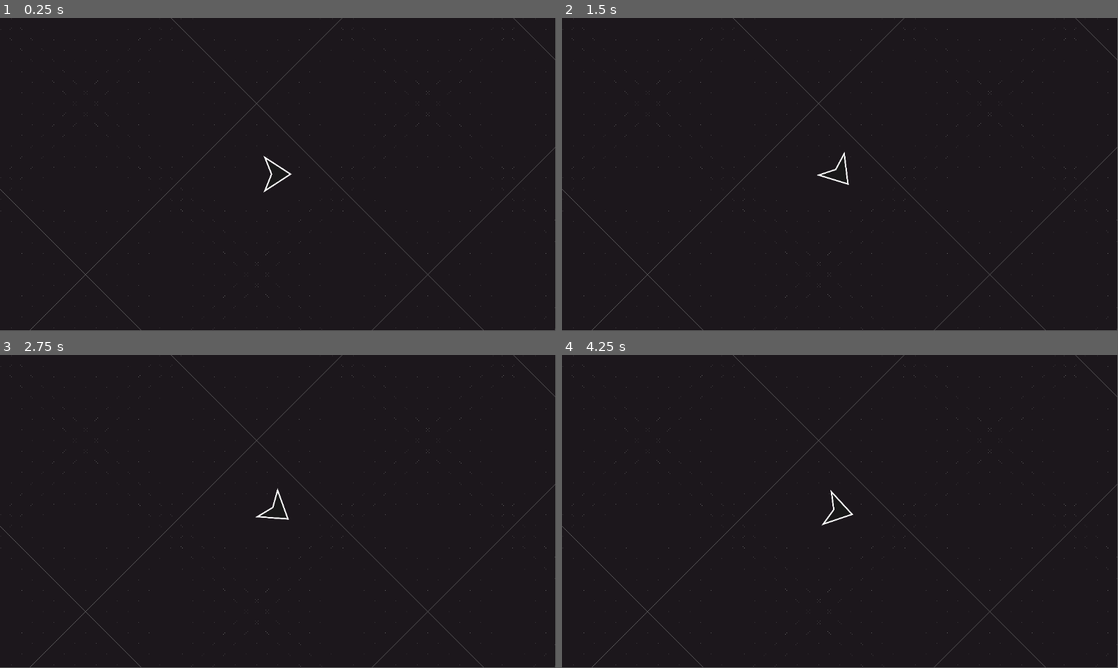
Above: before the commit, frames 1-4 (two rows, left to right).
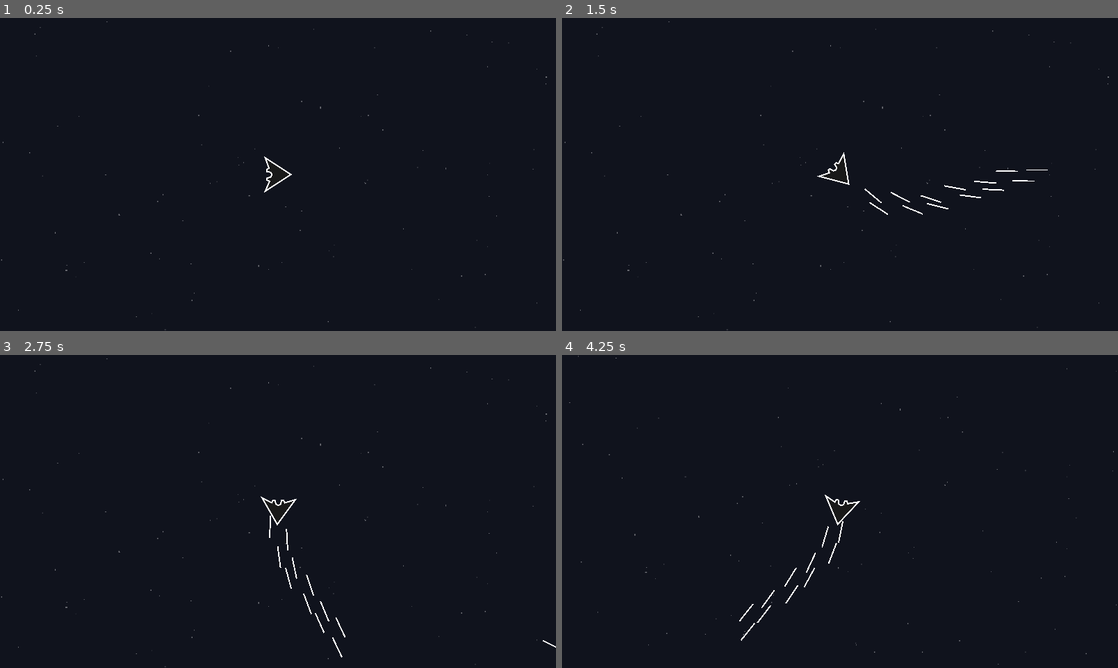
Above: after the commit, the same moments.

Repository: JoeZlonicky/asteroid-miner-prototype
Game: Godot game, scene res://game.tscn
Same seed, same stepped clock (60 frames per second), same inputs: the game is played once before the commit and once after it.
Inputs:
- Up to frame 1 (0.25 s): no input
- Up to frame 2 (1.5 s): tap Enter at 0.5 s; hold D (turn_right) 0.53-1.28 s; hold Space (shoot, bound only after the commit) 0.53-1.28 s; hold A (turn_left) from 1.28 s (still down); tap Space (shoot, bound only after the commit) at 1.35 s
- Up to frame 3 (2.75 s): release A (turn_left) at 2.03 s; hold D (turn_right) from 2.03 s (still down); hold Space (shoot, bound only after the commit) from 2.03 s (still down)
- Up to frame 4 (4.25 s): release D (turn_right) at 2.78 s; release Space (shoot, bound only after the commit) at 2.78 s; hold W (move_forward) 2.78-3.53 s; tap Space (shoot, bound only after the commit) at 2.85 s; hold A (turn_left) from 3.53 s (still down); hold Space (shoot, bound only after the commit) from 3.53 s (still down)
In our replay, the window is 799x449 before the commit and 800x450 after it. These sizes can differ from the game's own. Grey fills any space a smaller window leaves; there, only what the larger window draws over its background counts as a difference.

The runs differ from the first frame. In frame 1, 1.0% of the frame differs, in the area x 0-100%, y 0-100%; in frame 2, 1.2%; in frame 3, 1.3%; in frame 4, 1.3%.

Commit message:
Added background and shooting

Diff:
--- /dev/null
+++ b/assets/images/laser.svg
@@ -0,0 +1,48 @@
+<?xml version="1.0" encoding="UTF-8" standalone="no"?>
+<!-- Created with Inkscape (http://www.inkscape.org/) -->
+
+<svg
+   width="48.000004mm"
+   height="3mm"
+   viewBox="0 0 48.000004 3"
+   version="1.1"
+   id="svg1"
+   inkscape:version="1.3 (0e150ed6c4, 2023-07-21)"
+   sodipodi:docname="laser.svg"
+   xmlns:inkscape="http://www.inkscape.org/namespaces/inkscape"
+   xmlns:sodipodi="http://sodipodi.sourceforge.net/DTD/sodipodi-0.dtd"
+   xmlns="http://www.w3.org/2000/svg"
+   xmlns:svg="http://www.w3.org/2000/svg">
+  <sodipodi:namedview
+     id="namedview1"
+     pagecolor="#282828"
+     bordercolor="#000000"
+     borderopacity="0.25"
+     inkscape:showpageshadow="2"
+     inkscape:pageopacity="0.0"
+     inkscape:pagecheckerboard="0"
+     inkscape:deskcolor="#d1d1d1"
+     inkscape:document-units="mm"
+     inkscape:zoom="0.51717104"
+     inkscape:cx="102.4806"
+     inkscape:cy="145.98652"
+     inkscape:window-width="1920"
+     inkscape:window-height="1017"
+     inkscape:window-x="1912"
+     inkscape:window-y="-8"
+     inkscape:window-maximized="1"
+     inkscape:current-layer="layer1" />
+  <defs
+     id="defs1" />
+  <g
+     inkscape:label="Layer 1"
+     inkscape:groupmode="layer"
+     id="layer1"
+     transform="translate(-77.368886,-117.24164)">
+    <path
+       style="fill:#191919;stroke:#ffffff;stroke-width:3;stroke-dasharray:none"
+       d="M 77.368886,118.74164 H 125.36889"
+       id="path1"
+       sodipodi:nodetypes="cc" />
+  </g>
+</svg>
--- a/assets/images/player_ship.svg
+++ b/assets/images/player_ship.svg
@@ -26,16 +26,17 @@
      inkscape:pagecheckerboard="0"
      inkscape:deskcolor="#353535"
      inkscape:document-units="mm"
-     inkscape:zoom="0.51717104"
-     inkscape:cx="166.28928"
-     inkscape:cy="26.10355"
+     inkscape:zoom="1.4627806"
+     inkscape:cx="166.12197"
+     inkscape:cy="26.319737"
      inkscape:window-width="1920"
      inkscape:window-height="1017"
      inkscape:window-x="1912"
      inkscape:window-y="-8"
      inkscape:window-maximized="1"
      inkscape:current-layer="layer1"
-     inkscape:export-bgcolor="#ffffff6c" />
+     inkscape:export-bgcolor="#ffffff6c"
+     showgrid="false" />
   <defs
      id="defs1" />
   <g
@@ -45,8 +46,8 @@
      transform="translate(-66.173667,-122.38729)">
     <path
        style="fill:#191919;fill-opacity:1;stroke:#ffffff;stroke-width:3;stroke-dasharray:none;stroke-opacity:1"
-       d="m 70,181.47841 36.48976,-56.33208 36.48976,56.33208 -36.48976,-14.61158 z"
+       d="m 70,181.47841 36.48976,-56.33208 36.48976,56.33208 -21.65024,-9.56739 -2.49584,5.7067 -4.2403,-0.0142 -2.81193,-8.43542 -5.29145,-2.3013 -4.90753,2.72069 -1.46425,8.45437 -4.624453,0.21068 -2.736906,-4.94388 z"
        id="path1"
-       sodipodi:nodetypes="ccccc" />
+       sodipodi:nodetypes="ccccccccccccc" />
   </g>
 </svg>
--- /dev/null
+++ b/game.gd
@@ -0,0 +1,5 @@
+extends Node2D
+
+
+func _ready() -> void:
+	DisplayServer.window_set_min_size(Vector2(800, 600))
--- a/game.tscn
+++ b/game.tscn
@@ -1,26 +1,62 @@
-[gd_scene load_steps=4 format=3 uid="uid://cwcbxr15t8ayj"]
+[gd_scene load_steps=9 format=3 uid="uid://cwcbxr15t8ayj"]
 
+[ext_resource type="Script" path="res://game.gd" id="1_d1kem"]
 [ext_resource type="Shader" path="res://stars.gdshader" id="1_egtmx"]
 [ext_resource type="PackedScene" uid="uid://bwip11jixqeca" path="res://player.tscn" id="1_njat2"]
+[ext_resource type="Script" path="res://stars.gd" id="2_hotmy"]
+[ext_resource type="Texture2D" uid="uid://c27ekeeh0lfv1" path="res://assets/images/background.png" id="3_k410g"]
+
+[sub_resource type="FastNoiseLite" id="FastNoiseLite_y01qh"]
+fractal_gain = 1.0
+
+[sub_resource type="NoiseTexture2D" id="NoiseTexture2D_v81uj"]
+width = 1920
+height = 1920
+seamless = true
+as_normal_map = true
+bump_strength = 32.0
+noise = SubResource("FastNoiseLite_y01qh")
 
 [sub_resource type="ShaderMaterial" id="ShaderMaterial_jcras"]
 shader = ExtResource("1_egtmx")
-shader_parameter/star_color = Color(0.443137, 0.443137, 0.443137, 1)
+shader_parameter/background_color = Color(0.0627451, 0.0745098, 0.113725, 1)
+shader_parameter/star_density = 0.307
+shader_parameter/star_color = Color(1, 1, 1, 1)
+shader_parameter/color_mix = 0.549
+shader_parameter/offset = Vector2(-0.055, 0)
+shader_parameter/noise = SubResource("NoiseTexture2D_v81uj")
 
 [node name="Game" type="Node2D"]
+script = ExtResource("1_d1kem")
 
-[node name="Background" type="CanvasLayer" parent="."]
+[node name="Background" type="ParallaxBackground" parent="."]
 layer = -1
 
-[node name="Stars" type="ColorRect" parent="Background"]
+[node name="ParallaxLayer" type="ParallaxLayer" parent="Background"]
+motion_mirroring = Vector2(1920, 1080)
+
+[node name="Stars" type="ColorRect" parent="Background/ParallaxLayer" node_paths=PackedStringArray("camera")]
+visible = false
 material = SubResource("ShaderMaterial_jcras")
 custom_minimum_size = Vector2(1920, 1080)
 anchors_preset = 15
 anchor_right = 1.0
 anchor_bottom = 1.0
+offset_left = -384.0
+offset_top = -216.0
+offset_right = 1536.0
+offset_bottom = 864.0
 grow_horizontal = 2
 grow_vertical = 2
-color = Color(0.109804, 0.0901961, 0.109804, 1)
+script = ExtResource("2_hotmy")
+camera = NodePath("../../../Camera2D")
+
+[node name="TextureRect" type="TextureRect" parent="Background/ParallaxLayer"]
+texture_repeat = 2
+custom_minimum_size = Vector2(1920, 1080)
+offset_right = 40.0
+offset_bottom = 40.0
+texture = ExtResource("3_k410g")
 
 [node name="Player" parent="." instance=ExtResource("1_njat2")]
 
--- a/player.gd
+++ b/player.gd
@@ -1,23 +1,50 @@
 class_name Player
 extends CharacterBody2D
 
+
+const PROJECTILE_SCENE = preload("res://projectile.tscn")
 
 const FORWARD_THRUST: float = 2.0
 const FORWARD_THRUST_DECELERATION: float = 1.0
 const MAX_FORWARD_THRUST: float = 200.0
 
-const ROTATION_THRUST: float = 0.001
-const ROTATION_THRUST_DECELERATION: float = 0.001
-const MAX_ROTATION_THRUST: float = 0.02
+const ROTATION_THRUST: float = 2.0
+const ROTATION_THRUST_DECELERATION: float = 2.0
+const MAX_ROTATION_THRUST: float = 2.0
 
 var current_rotation_thrust: float = 0.0
+var blaster_i: int = 0
+
+@onready var blaster_cooldown: Timer = $BlasterCooldown
+@onready var blasters: Array = [
+	$Blasters/FrontLeft,
+	$Blasters/FrontRight,
+	$Blasters/BackLeft,
+	$Blasters/BackRight
+]
 
 
-func _process(_delta: float) -> void:
+func _physics_process(delta: float) -> void:
+	process_rotation(delta)
+	process_velocity(delta)
+	process_blasters()
+
+
+func process_velocity(_delta: float) -> void:
 	var forward_input: int = 0
 	if Input.is_action_pressed("move_forward"):
 		forward_input = 1
 
+	if forward_input == 0:
+		velocity = velocity.move_toward(Vector2.ZERO, FORWARD_THRUST_DECELERATION)
+	else:
+		velocity += forward_input * FORWARD_THRUST * Vector2(cos(rotation), sin(rotation))
+		velocity = velocity.limit_length(MAX_FORWARD_THRUST)
+
+	move_and_slide()
+
+
+func process_rotation(delta: float) -> void:
 	var rotation_input: int = 0
 	if Input.is_action_pressed("turn_left"):
 		rotation_input -= 1
@@ -26,17 +53,30 @@
 
 	if rotation_input == 0:
 		current_rotation_thrust = move_toward(current_rotation_thrust, 0.0,
-			ROTATION_THRUST_DECELERATION)
+			ROTATION_THRUST_DECELERATION * delta)
 	else:
-		current_rotation_thrust += rotation_input * ROTATION_THRUST
+		current_rotation_thrust += rotation_input * ROTATION_THRUST * delta
 		current_rotation_thrust = clampf(current_rotation_thrust, -MAX_ROTATION_THRUST,
 			MAX_ROTATION_THRUST)
-	rotation += current_rotation_thrust
+	rotation += current_rotation_thrust * delta
 
-	if forward_input == 0:
-		velocity = velocity.move_toward(Vector2.ZERO, FORWARD_THRUST_DECELERATION)
-	else:
-		velocity += forward_input * FORWARD_THRUST * Vector2(cos(rotation), sin(rotation))
-		velocity = velocity.limit_length(MAX_FORWARD_THRUST)
 
-	move_and_slide()
+func process_blasters() -> void:
+	if not Input.is_action_pressed("shoot"):
+		return
+
+	if not blaster_cooldown.is_stopped():
+		return
+
+	blaster_cooldown.start()
+	var blaster_position: Vector2 = blasters[blaster_i].global_position
+	spawn_projectile(blaster_position)
+	blaster_i = wrapi(blaster_i + 1, 0, blasters.size())
+
+
+func spawn_projectile(position: Vector2) -> void:
+	var projectile = PROJECTILE_SCENE.instantiate()
+	projectile.rotation = rotation
+	projectile.fire(Vector2(cos(rotation), sin(rotation)), velocity.length())
+	get_parent().add_child(projectile)
+	projectile.global_position = position
--- a/player.tscn
+++ b/player.tscn
@@ -18,3 +18,21 @@
 visible = false
 position = Vector2(0, 4)
 shape = SubResource("CircleShape2D_2wm4o")
+
+[node name="Blasters" type="Node2D" parent="."]
+
+[node name="FrontLeft" type="Node2D" parent="Blasters"]
+position = Vector2(12, -10)
+
+[node name="FrontRight" type="Node2D" parent="Blasters"]
+position = Vector2(11, 10)
+
+[node name="BackLeft" type="Node2D" parent="Blasters"]
+position = Vector2(3, -16)
+
+[node name="BackRight" type="Node2D" parent="Blasters"]
+position = Vector2(3, 15)
+
+[node name="BlasterCooldown" type="Timer" parent="."]
+wait_time = 0.05
+one_shot = true
--- a/project.godot
+++ b/project.godot
@@ -14,6 +14,11 @@
 run/main_scene="res://game.tscn"
 config/features=PackedStringArray("4.1", "Mobile")
 config/icon="res://icon.svg"
+
+[display]
+
+window/stretch/mode="canvas_items"
+window/stretch/aspect="expand"
 
 [input]
 
@@ -35,6 +40,11 @@
 , Object(InputEventKey,"resource_local_to_scene":false,"resource_name":"","device":-1,"window_id":0,"alt_pressed":false,"shift_pressed":false,"ctrl_pressed":false,"meta_pressed":false,"pressed":false,"keycode":0,"physical_keycode":4194319,"key_label":0,"unicode":0,"echo":false,"script":null)
 ]
 }
+shoot={
+"deadzone": 0.5,
+"events": [Object(InputEventKey,"resource_local_to_scene":false,"resource_name":"","device":-1,"window_id":0,"alt_pressed":false,"shift_pressed":false,"ctrl_pressed":false,"meta_pressed":false,"pressed":false,"keycode":0,"physical_keycode":32,"key_label":0,"unicode":32,"echo":false,"script":null)
+]
+}
 
 [rendering]
 
--- /dev/null
+++ b/projectile.gd
@@ -0,0 +1,18 @@
+extends Area2D
+
+
+const SPEED: float = 400.0
+
+var velocity: Vector2
+
+
+func fire(direction: Vector2, bonus_speed: float = 0.0) -> void:
+	velocity = direction * (SPEED + bonus_speed)
+
+
+func _physics_process(delta: float) -> void:
+	position += velocity * delta
+
+
+func _on_lifespan_timeout() -> void:
+	queue_free()
--- /dev/null
+++ b/projectile.tscn
@@ -0,0 +1,27 @@
+[gd_scene load_steps=4 format=3 uid="uid://cy2ja7l8w5naq"]
+
+[ext_resource type="Script" path="res://projectile.gd" id="1_2nd66"]
+[ext_resource type="Texture2D" uid="uid://cbjvxn16yhehg" path="res://assets/images/laser.svg" id="1_fvul6"]
+
+[sub_resource type="RectangleShape2D" id="RectangleShape2D_7obrq"]
+size = Vector2(45, 3)
+
+[node name="Projectile" type="Area2D"]
+position = Vector2(203, -33)
+script = ExtResource("1_2nd66")
+
+[node name="Sprite2D" type="Sprite2D" parent="."]
+position = Vector2(22.625, 0.375)
+scale = Vector2(0.25, 0.25)
+texture = ExtResource("1_fvul6")
+
+[node name="CollisionShape2D" type="CollisionShape2D" parent="."]
+position = Vector2(22.125, -0.125)
+shape = SubResource("RectangleShape2D_7obrq")
+
+[node name="Lifespan" type="Timer" parent="."]
+wait_time = 3.0
+one_shot = true
+autostart = true
+
+[connection signal="timeout" from="Lifespan" to="." method="_on_lifespan_timeout"]
--- /dev/null
+++ b/shaders/thruster.gdshader
@@ -0,0 +1,83 @@
+/*
+Shader from Godot Shaders - the free shader library.
+godotshaders.com/shader/2d-waterfall
+
+Feel free to improve and change this shader according to your needs
+and consider sharing the modified result on godotshaders.com.
+*/
+
+shader_type canvas_item;
+
+uniform vec2 scale; // Used for sprite script. Don't edit this value in the inspector.
+uniform float zoom; // Used for sprite script. Don't edit this value in the inspector.
+
+uniform sampler2D refraction_map;
+uniform sampler2D water_mask;
+
+uniform vec2 gap_stretch = vec2(0.8, 0.05);
+uniform vec2 refraction_stretch = vec2(2.0, 0.8);
+uniform float refraction_strength : hint_range(0.0, 0.1) = 0.02;
+
+uniform vec4 water_tint : source_color = vec4(0.2, 0.6, 1.0, 0.1);
+uniform vec4 water_highlight : source_color = vec4(1.0, 1.0, 1.0, 0.3);
+uniform float speed = 1.0;
+uniform float flow_gaps : hint_range(0.0, 1.0) = 0.33;
+uniform float highlight_width : hint_range(0.0, 0.3) = 0.02;
+
+uniform sampler2D SCREEN_TEXTURE : hint_screen_texture, filter_linear_mipmap_anisotropic;
+
+void fragment()
+{
+	// Get the two noise textures and make them move on the y axis. The gaps move twice as fast as the refraction, but you can tweak this by changing (speed * 0.5)
+	vec2 refraction_offset = texture(refraction_map, vec2(UV.x, UV.y + -TIME * speed * 0.5) * scale * refraction_stretch).xy;
+	vec2 gap_mask = texture(water_mask, vec2(UV.x, UV.y + -TIME * speed) * scale * gap_stretch).xy;
+
+	// Set values between -0.5 and 0.5 (instead of 0 and 1). Otherwise the reflection will move whith increased refraction_strength
+	refraction_offset -= 0.5;
+
+	// Get the screen texture and distort it
+	vec4 refraction = texture(SCREEN_TEXTURE, SCREEN_UV - refraction_offset * refraction_strength * zoom);
+
+
+	// Create holes and apply colors and textures //
+
+	vec4 color = vec4(1.0);
+
+	// Define what values will be the water highlight color (the gap border)
+	float inner_edge = flow_gaps + highlight_width;
+
+	// See if the pixel is within the edges range and use the water colors alpha to blend between showing color or refraction texture.
+	if (gap_mask.x < inner_edge)
+	{
+		color.rgb = mix(refraction.rgb, water_highlight.rgb, water_highlight.a);
+	}
+	else
+	{
+		color.rgb = mix(refraction.rgb, water_tint.rgb, water_tint.a);
+	}
+
+	// If the value is below the gap threshhold make it transparent (a gap)
+	if (gap_mask.x < flow_gaps)
+	{
+		color.a = 0.0;
+	}
+
+
+	// Crate Edge Shape //
+
+	// Set the shape for the top and bottom edges. Use water_mask as shape but with other values to flatten it out horizontally.
+	vec2 water_edge = texture(water_mask, vec2(UV.x, UV.y + -TIME * 0.1) * scale * vec2(0.15, 0.6)).xy;
+	water_edge -= 0.5;
+
+	// Use the same mask as for the gaps for left and right edge.
+	vec2 vertical_edge_mask = gap_mask - 0.5;
+
+	// Apply the new masks to the edges. This will make the wobble effect.
+	color.a = mix(0.0, color.a, step(UV.x + vertical_edge_mask.x * 0.2, 0.92)); // Right edge
+	color.a = mix(color.a, 0.0, step(UV.x - vertical_edge_mask.x * 0.2, 0.08)); // Left edge
+
+	color.a = mix(0.0, color.a, step(UV.y + water_edge.y * 0.1, 0.95));  //Bottom edge
+	color.a = mix(color.a, 0.0, step(UV.y - water_edge.y * 0.05, 0.05)); //Top edge
+
+	COLOR = color;
+}
--- /dev/null
+++ b/stars.gd
@@ -0,0 +1,11 @@
+extends ColorRect
+
+
+@export var camera: Camera2D = null
+
+
+func _process(_delta: float) -> void:
+	if camera == null:
+		return
+
+	#material.set("shader_parameter/offset", camera.global_position)
--- a/stars.gdshader
+++ b/stars.gdshader
@@ -1,10 +1,24 @@
 shader_type canvas_item;
 
-uniform vec4 star_color : source_color = vec4(1.0);
+uniform vec4 background_color: source_color = vec4(0.0, 0.0, 0.0, 1.0);
+
+uniform sampler2D noise;
+uniform float star_density: hint_range(0.01, 1);
+uniform vec4 star_color: source_color = vec4(1.0);
+uniform float color_mix: hint_range(0.0, 1) = 0.0;
+
+uniform vec2 offset;
+
+bool test(vec2 position, float threshold) {
+	return texture(noise, position).r > threshold;
+}
 
 void fragment() {
-	vec2 pos = FRAGCOORD.xy;
-	if (cos(sin(pos.x) + sin(pos.y)) > 0.999999) {
-		COLOR = star_color;
+	float threshold = 1.0 - 0.1 * star_density;
+	vec2 pos = UV + offset / vec2(1920, 1080);
+	if (test(pos, threshold)) {
+		COLOR = mix(background_color, star_color, 1.0 - color_mix);
+	} else {
+		COLOR = background_color;
 	}
 }
Binary file added: assets/images/background.png
Not shown, added: assets/images/background.png.import
Not shown, added: assets/images/laser.svg.import
